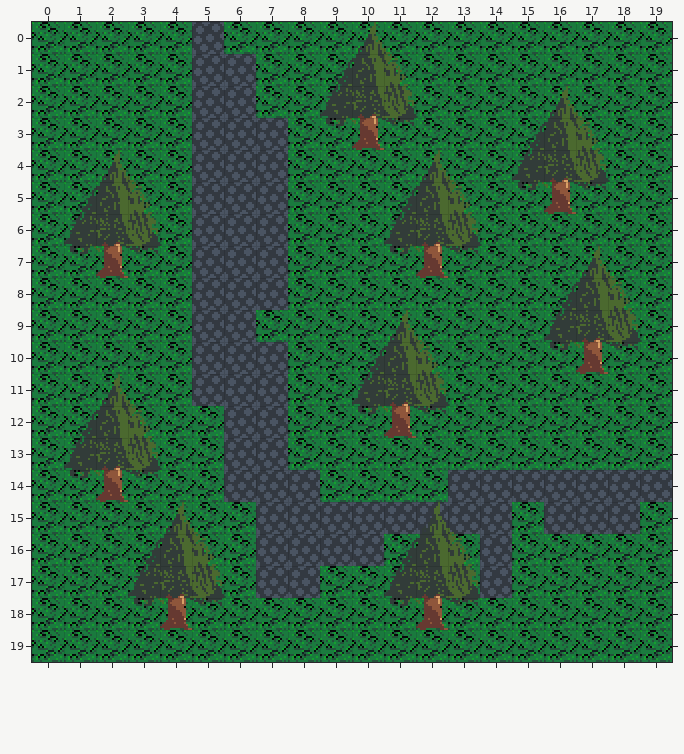
Tiled map (JSON), stored at Skygine-core/assets/maps/map-tiled.json. Above: the version before the commit.
Cells are 16x16 px. Shown: x 0..19, y 0..19.
The same view after the edit:
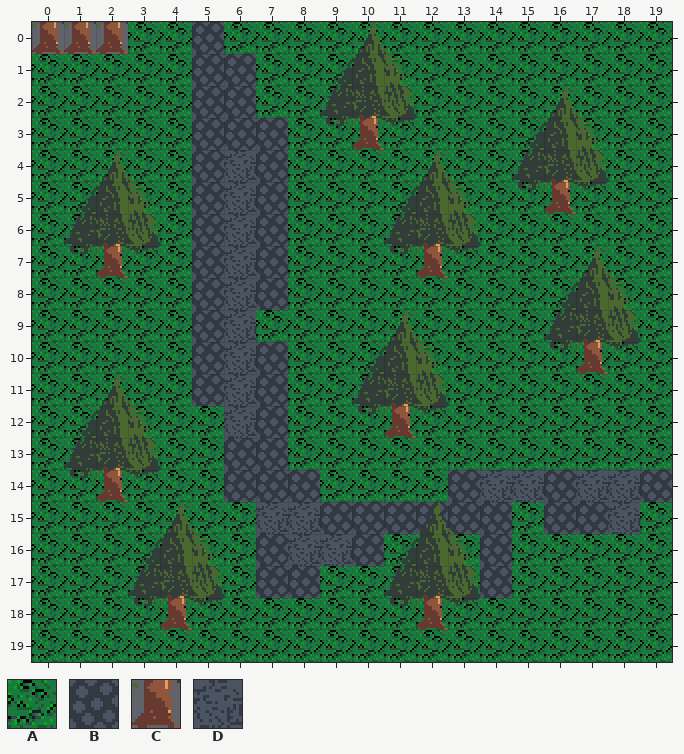
Key: from "map-tiles": A 0, B 1, C 17; from "map-tiles-2": D 2.
_ is an empty cell.
From old to new:
Layer "ground":
Tile A becomes tile C in row 0 at x 0 to 2.
Tile B becomes tile D in rows 4 to 12 at x 6; in row 14 at x 14 to 15 and 17 to 18; in row 15 at x 7 to 8 and 18; in row 16 at x 8 to 9.
Changed places in both pictures, as pixel boxes (x1, y1, x2, y2):
changed: (32, 22, 128, 54)
changed: (224, 150, 256, 438)
changed: (480, 470, 544, 502)
changed: (576, 470, 640, 534)
changed: (256, 502, 352, 566)
